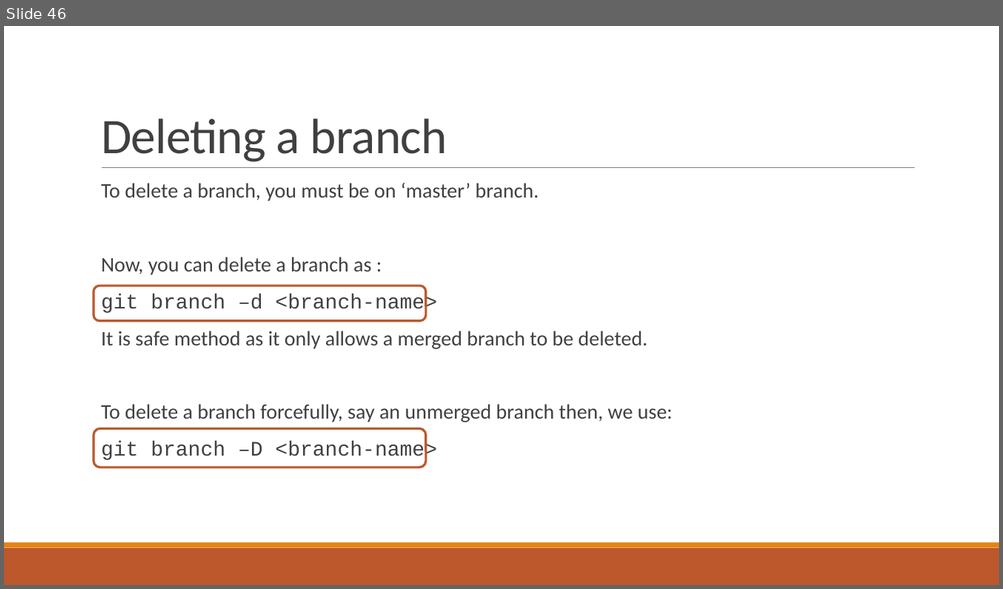
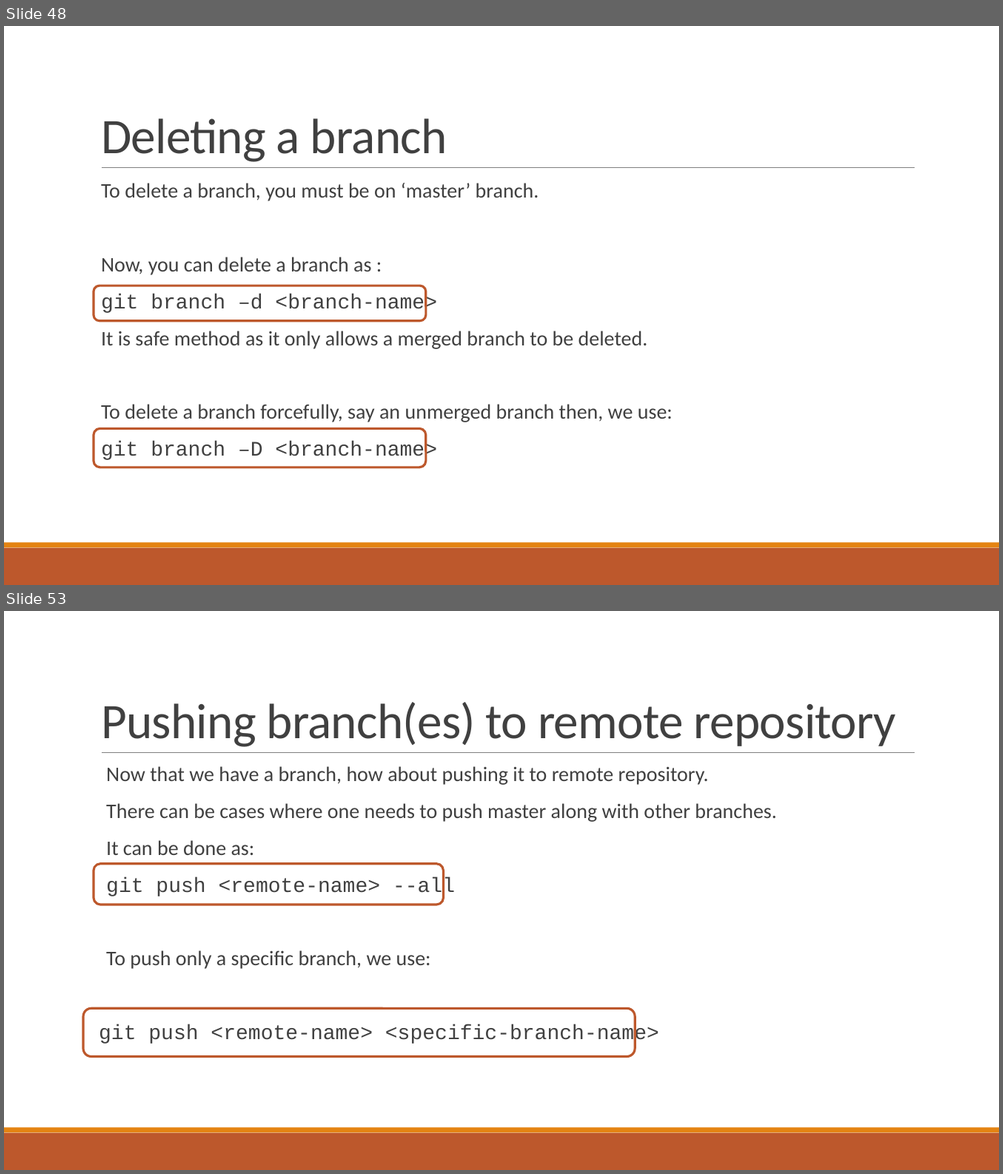
Before and after one commit to roshanlc/crash-course-on-git-and-github, a slide deck: Crash course on git and github.pptx. Shown one above the other, each under a label of ours: slide 46 before the commit, slides 48 and 53 after it; the slides between them are not shown. The pictures are 1003x589 and 1003x1174 pixels, drawn with LibreOffice and Linux fonts; fonts in the diff are those of the drawing. Boxes give left, top, right and bottom in pixels: in the first picture for what was removed or moved away, otherwise in the second. Text is boxed around its words. In the diff, an @@ line names an element or a change of style, - is before the commit and + after.

```diff
--- a/Crash course on git and github.pptx
+++ b/Crash course on git and github.pptx
@@ slide 53 added at (4,611,999,1170), background #FFFFFF; not listed: 3 template elements that a slide beside it also shows @@
@@ title added at (101,702,896,747), 48 pt, text #404040 @@
+Pushing branch(es) to remote repository
@@ text added at (99,766,777,1045), 20 pt, text #404040 @@
+  Now that we have a branch, how about pushing it to remote repository.
+  There can be cases where one needs to push master along with other branches.
+  It can be done as:
+  git push <remote-name> --all
+  To push only a specific branch, we use:
+git push <remote-name> <specific-branch-name>
@@ rounded rectangle added at (94,864,444,905), outline #BD582C 2.25 pt @@
@@ rounded rectangle added at (83,1008,634,1057), outline #BD582C 2.25 pt @@
@@ what was slide 46 is now slide 48 @@
```
Also in this commit, not shown: 3 slides changed, 15 other slides added.
